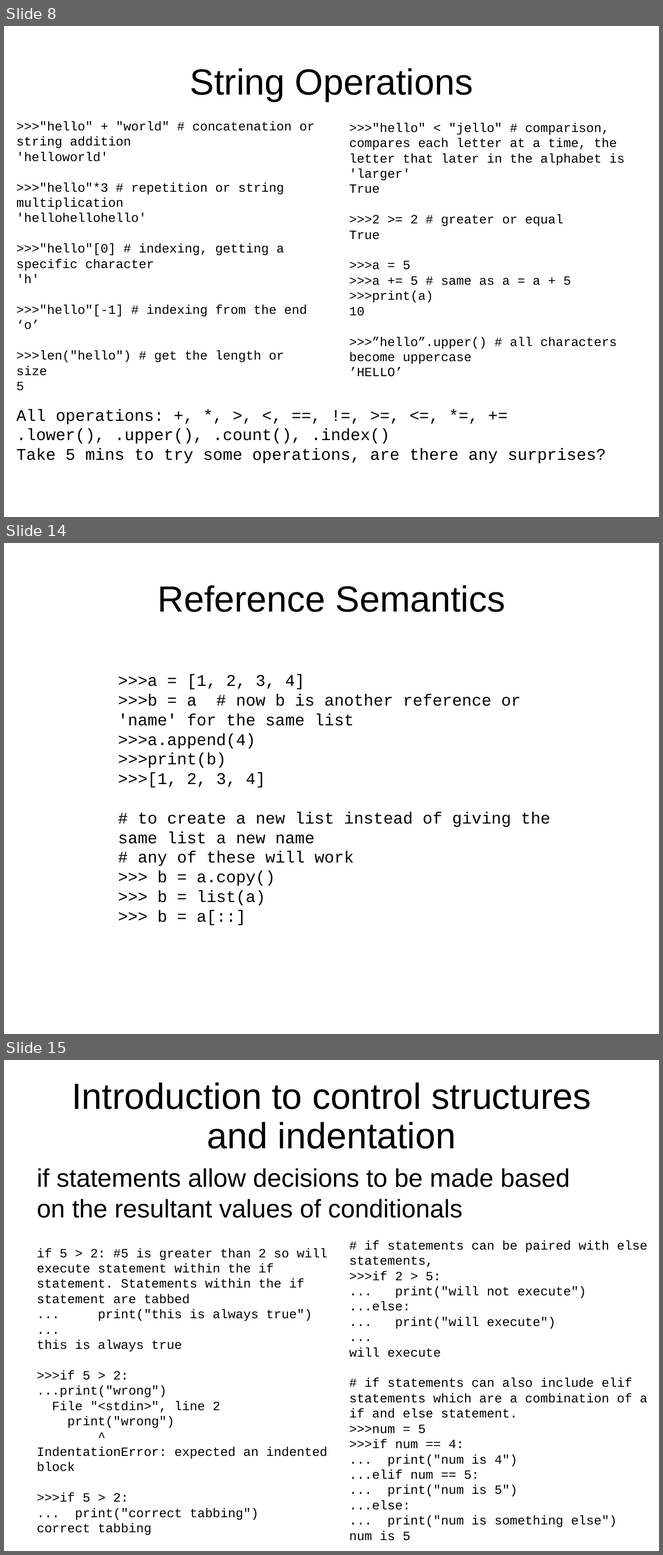
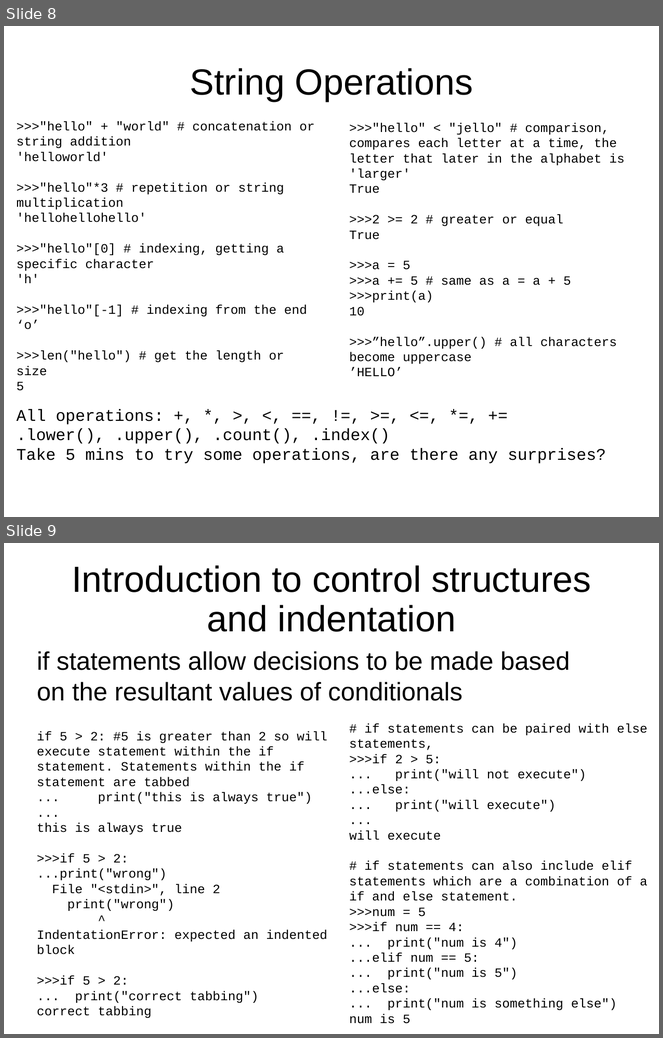
Before and after one commit to jyesselm/Chem991E, a slide deck: 01_introduction_to_python_part_i/slides.pptx. Shown one above the other, each under a label of ours: slides 8, 14 and 15 before the commit, slides 8 and 9 after it; the slides between them are not shown. The pictures are 663x1555 and 663x1038 pixels, drawn with LibreOffice and Linux fonts; fonts in the diff are those of the drawing. Boxes give left, top, right and bottom in pixels: in the first picture for what was removed or moved away, otherwise in the second. Text is boxed around its words. In the diff, an @@ line names an element or a change of style, - is before the commit and + after.

```diff
--- a/01_introduction_to_python_part_i/slides.pptx
+++ b/01_introduction_to_python_part_i/slides.pptx
@@ slide 14 removed at (4, 543, 659, 1034), background #FFFFFF @@
@@ title removed at (158, 585, 506, 612) @@
-Reference Semantics
@@ text removed at (118, 674, 551, 926) @@
->>>a = [1, 2, 3, 4]
->>>b = a # now b is another reference or 'name' for the same list
->>>a.append(4)
->>>print(b)
->>>[1, 2, 3, 4]
-# to create a new list instead of giving the same list a new name
-# any of these will work
->>> b = a.copy()
->>> b = list(a)
->>> b = a[::]
@@ what was slide 15 is now slide 9 @@
```
Also in this commit, not shown: 5 other slides removed, 3 other files.
